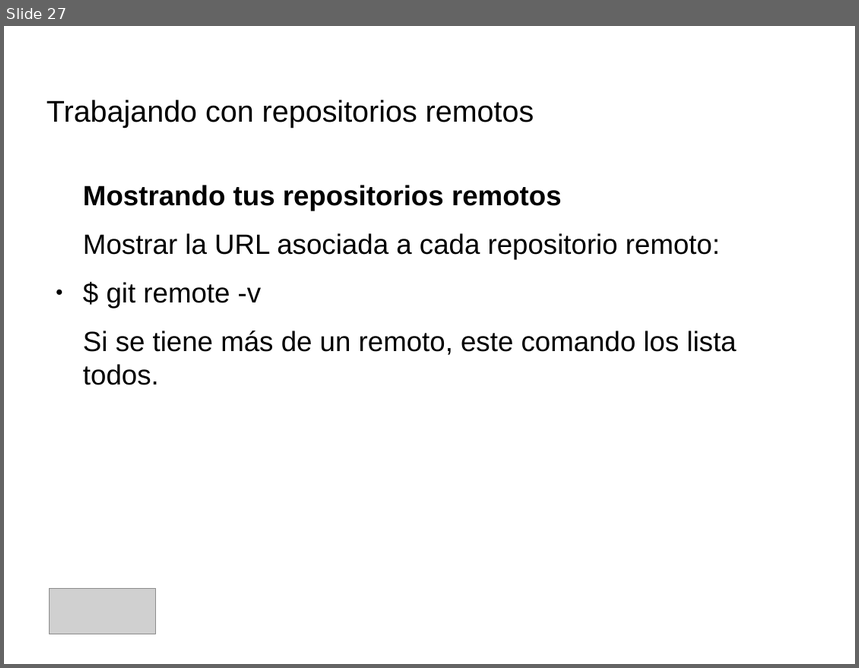
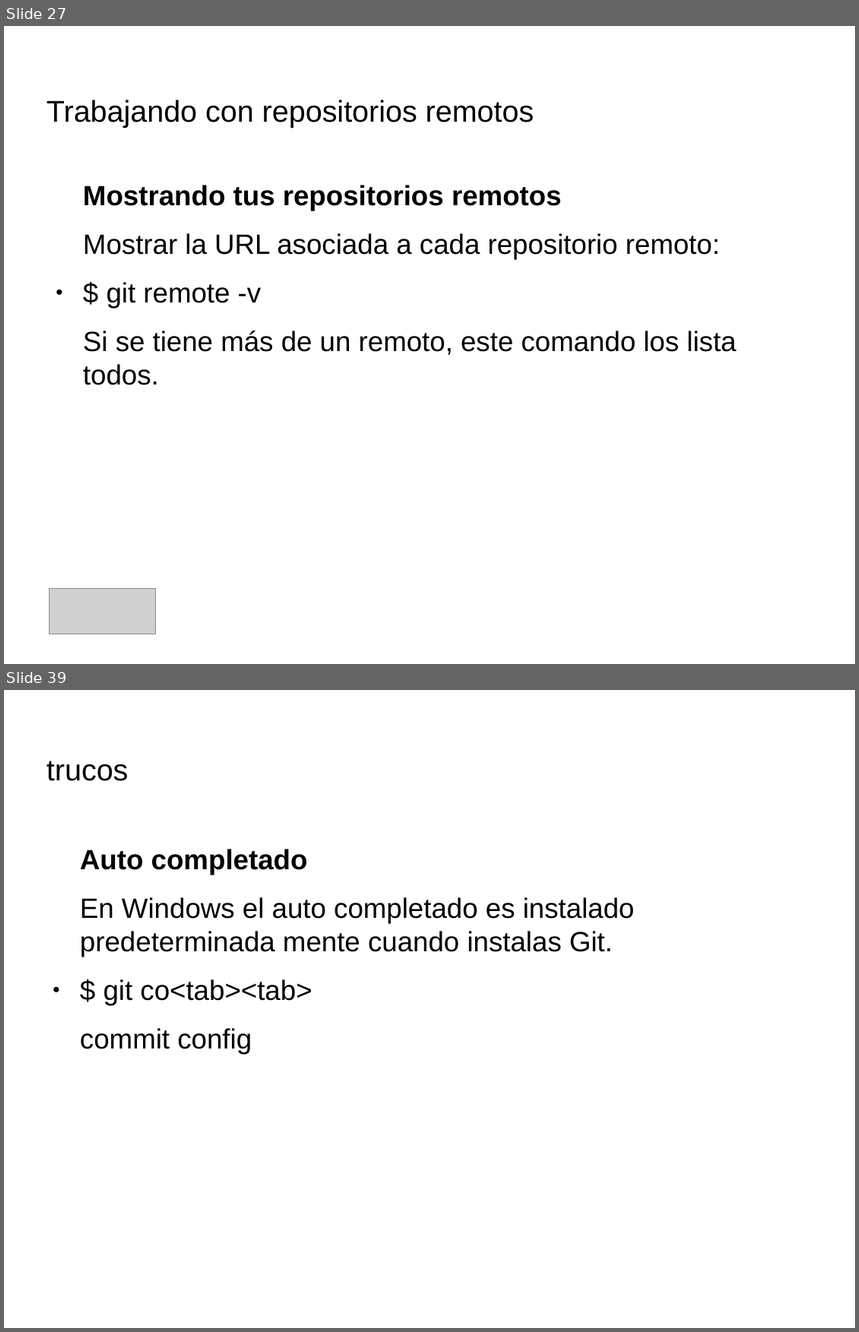
Before and after one commit to IllanPedro/Hardware, a slide deck: CursoGIT,GITHUB,SOURCETREE/Precentacion_Git.odp. Shown one above the other, each under a label of ours: slide 27 before the commit, slides 27 and 39 after it; the slides between them are not shown. The pictures are 859x668 and 859x1332 pixels, drawn with LibreOffice and Linux fonts; fonts in the diff are those of the drawing; grey boxes stand for pictures; background and template pictures are left out. Boxes give left, top, right and bottom in pixels: in the first picture for what was removed or moved away, otherwise in the second. Text is boxed around its words. In the diff, an @@ line names an element or a change of style, - is before the commit and + after.

```diff
--- a/CursoGIT,GITHUB,SOURCETREE/Precentacion_Git.odp
+++ b/CursoGIT,GITHUB,SOURCETREE/Precentacion_Git.odp
@@ slide 39 added at box(4, 690, 855, 1328), background picture (left out) @@
@@ title added at box(47, 761, 128, 781), 28 pt, text #000000 @@
+trucos
@@ text added at box(80, 849, 635, 1055), 26 pt, text #000000 @@
+Auto completado
+En Windows el auto completado es instalado predeterminada mente cuando instalas Git.
+● $ git co<tab><tab>
+commit config
```
Also in this commit, not shown: 7 slides changed, 10 other slides added, 1 slide removed, 1 other file.
